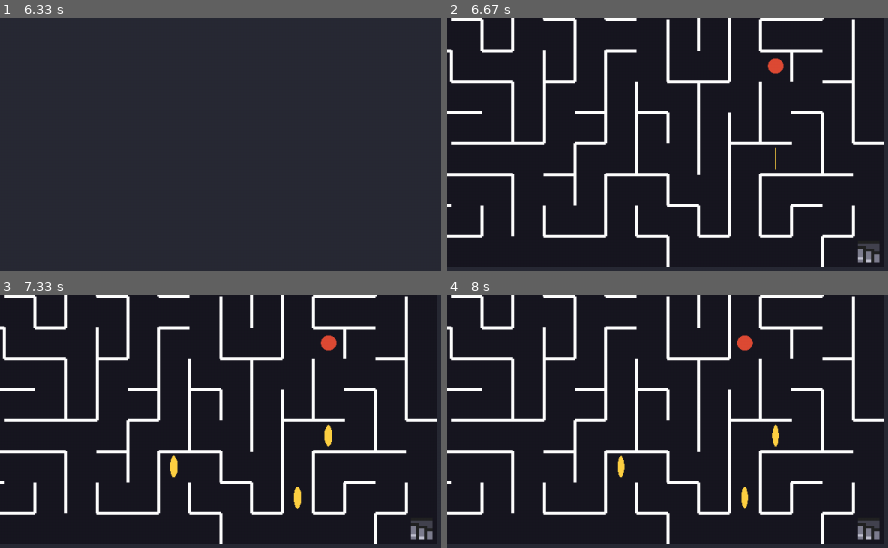
Above: before the commit, frames 1-4 (two rows, left to right).
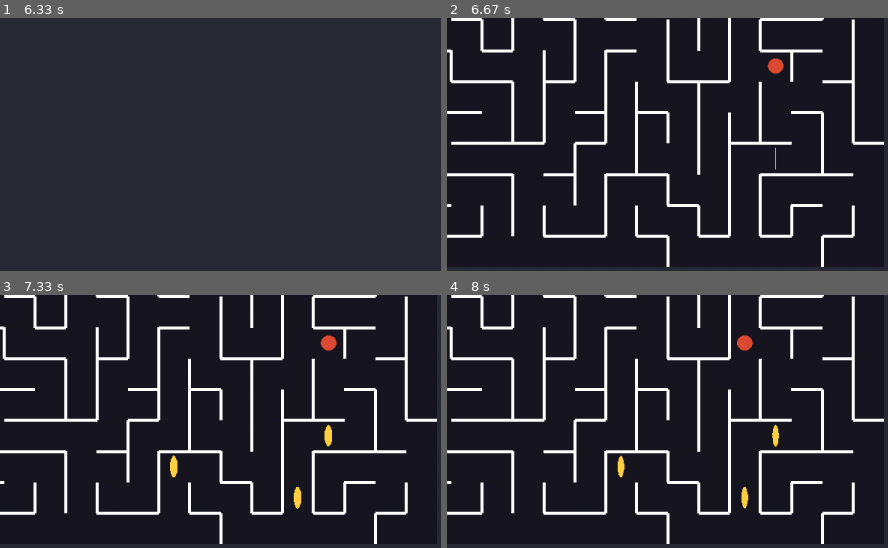
Above: after the commit, the same moments.

Repository: HerbeMalveillante/ProjetPeiP24
Game: pygame game, started from main.py
Same seed, same stepped clock (60 frames per second), same inputs: the game is played once before the commit and once after it.
Inputs (mouse positions are % of the whole screen's width and height, from its top left):
- Up to frame 1 (6.33 s): no input
- Up to frame 2 (6.67 s): click (52, 15) at 6.62 s
- Up to frame 3 (7.33 s): hold Right from 6.9 s (still down)
- Up to frame 4 (8 s): release Right at 7.37 s; hold Left 7.4-7.93 s; hold Down from 7.97 s (still down)
The pictures show only the part of the screen within x 7-57%, y 50-100%; the shares and areas given below are measured in that part.

Frame 1 is identical in both runs. In frame 2, 0.3% of the frame differs, in the area x 92-99%, y 89-97%; in frame 3, 0.3%; in frame 4, 0.3%.

Commit message:
some change, not anything special

Diff:
--- a/game.py
+++ b/game.py
@@ -45,14 +45,6 @@
             self.labyrinth.generate_step()
 
         self.lab_layer = self.labyrinth.get_image()
-
-        # Stairs
-        stairs_size = self.STAIRS_IMAGE.get_size()[0]
-        offset = (LABYRINTH_RESOLUTION - stairs_size) // 2
-        stairs_coordinates = self.labyrinth.id_to_coord(self.labyrinth.width * self.labyrinth.height - 1)
-        stairs_x = stairs_coordinates[0] * LABYRINTH_RESOLUTION + offset
-        stairs_y = stairs_coordinates[1] * LABYRINTH_RESOLUTION + offset
-        self.lab_layer.blit(self.STAIRS_IMAGE, (stairs_x, stairs_y))
 
         self.game_layer = pygame.Surface(
             (self.lab_layer.get_size()[0], self.lab_layer.get_size()[1]), pygame.SRCALPHA, 32
@@ -98,6 +90,13 @@
         for e in self.enemies:
             e.update()
         self.character.update()
+        if self.points_to_get<=self.point_count:
+            stairs_size = self.STAIRS_IMAGE.get_size()[0]
+            offset = (LABYRINTH_RESOLUTION - stairs_size) // 2
+            stairs_coordinates = self.labyrinth.id_to_coord(self.labyrinth.width * self.labyrinth.height - 1)
+            stairs_x = stairs_coordinates[0] * LABYRINTH_RESOLUTION + offset
+            stairs_y = stairs_coordinates[1] * LABYRINTH_RESOLUTION + offset
+            self.lab_layer.blit(self.STAIRS_IMAGE, (stairs_x, stairs_y))
         clock.tick(60)
 
     def draw(self):
--- a/menuresolutioncustom.py
+++ b/menuresolutioncustom.py
@@ -126,7 +126,7 @@
     def increase_looping_factor(self):
         self.looping_factor += 0.05
         self.looping_factor = round(self.looping_factor, 2)
-        self.looping_factor = min(self.looping_factor, 1.0)
+        self.looping_factor = min(self.looping_factor, 0.5)
         self.looping_factor_label.update_text(str(self.looping_factor))
 
     def decrease_looping_factor(self):
